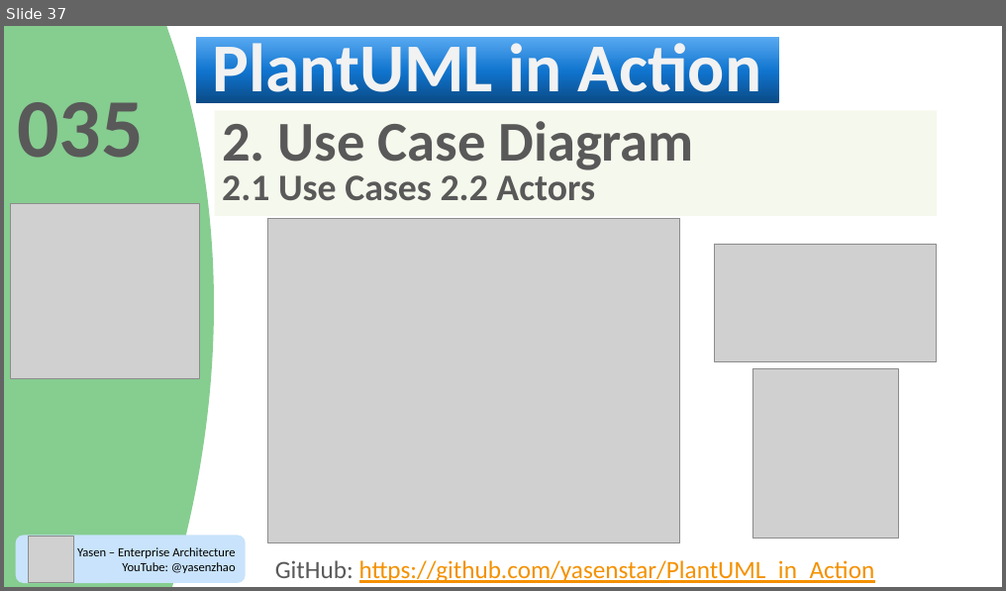
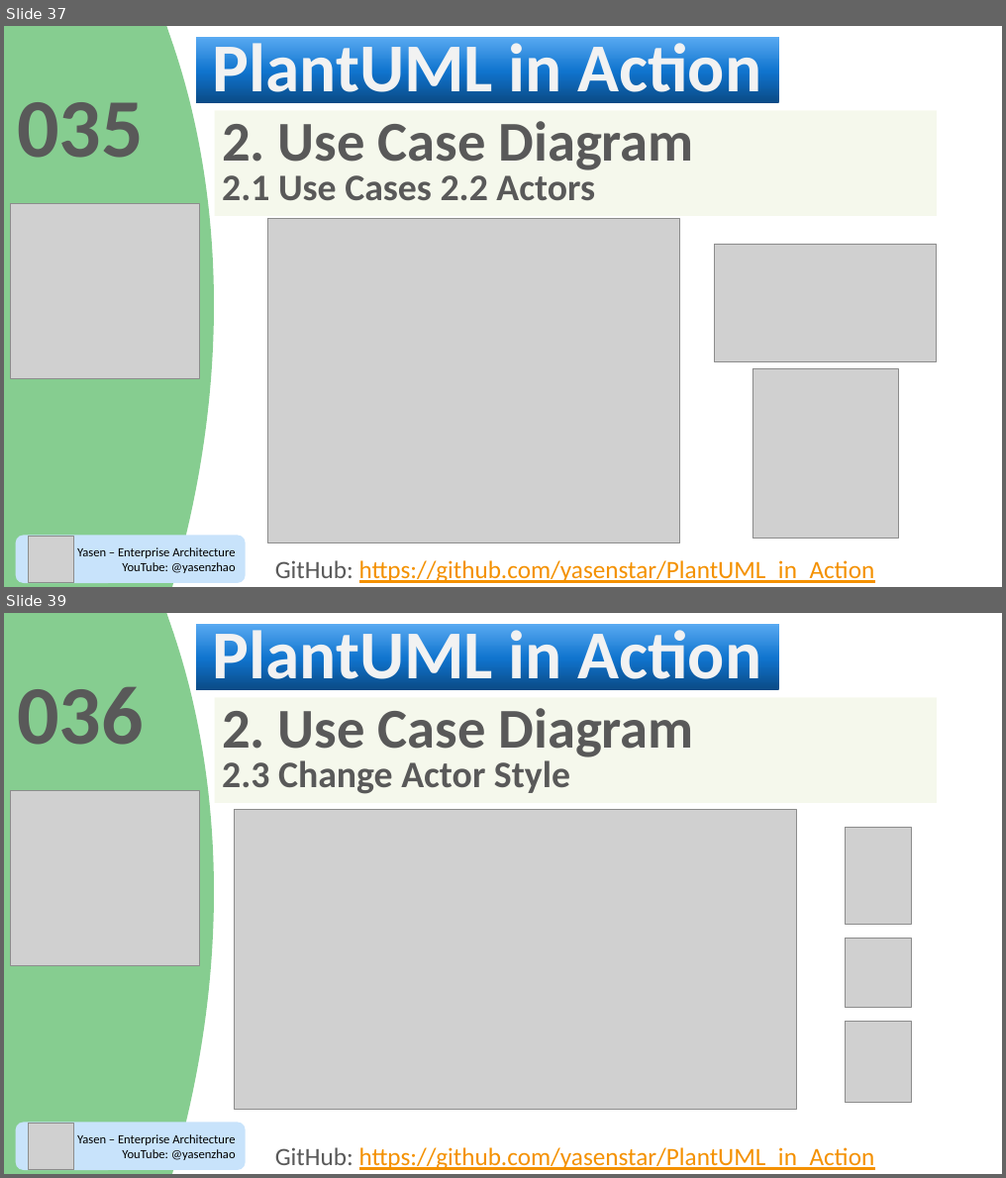
Before and after one commit to yasenstar/PlantUML_in_Action, a slide deck: PlantUML_in_Action.pptx. Shown one above the other, each under a label of ours: slide 37 before the commit, slides 37 and 39 after it; the slides between them are not shown. The pictures are 1006x591 and 1006x1178 pixels, drawn with LibreOffice and Linux fonts; fonts in the diff are those of the drawing; grey boxes stand for pictures; background and template pictures are left out; a plain dark background stands for a picture behind light text. Boxes give left, top, right and bottom in pixels: in the first picture for what was removed or moved away, otherwise in the second. Text is boxed around its words. In the diff, an @@ line names an element or a change of style, - is before the commit and + after.

```diff
--- a/PlantUML_in_Action.pptx
+++ b/PlantUML_in_Action.pptx
@@ slide 39 added at (4,613,1002,1174), background picture (left out); not listed: 3 template elements that a slide beside it also shows @@
@@ title added at (196,624,779,691), fill gradient #0A4A85 to #1074CE to #59AAF2, 66 pt, text #F2F2F2, bold @@
+PlantUML in Action
@@ text added at (17,686,144,745), 80 pt, text #595959, bold @@
+036
@@ rectangle added at (214,697,937,803), fill #EDF3DB at 50% opacity, 36 pt, text #595959, bold @@
+2. Use Case Diagram
+2.3 Change Actor Style
@@ picture added at (10,790,199,965) @@
@@ picture added at (235,810,797,1109) @@
@@ picture added at (845,828,912,925) @@
@@ picture added at (845,938,912,1008) @@
@@ picture added at (845,1022,912,1103) @@
@@ rounded rectangle added at (15,1122,245,1170), fill #C8E3FB, 12 pt, text #000000 @@
+Yasen – Enterprise Architecture
+YouTube: @yasenzhao
@@ picture added at (28,1123,73,1170) @@
@@ text added at (275,1148,875,1170), 24 pt, text #F49100, underline @@
+GitHub: https://github.com/yasenstar/PlantUML_in_Action
```
Also in this commit, not shown: 1 other slide added, 7 other files.
